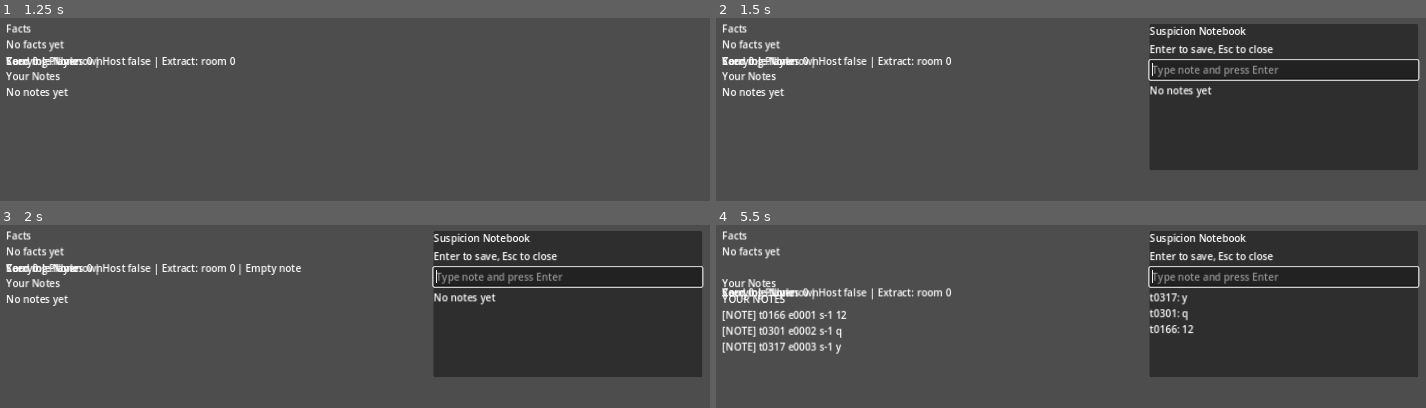
Above: before the commit, frames 1-4 (two rows, left to right).
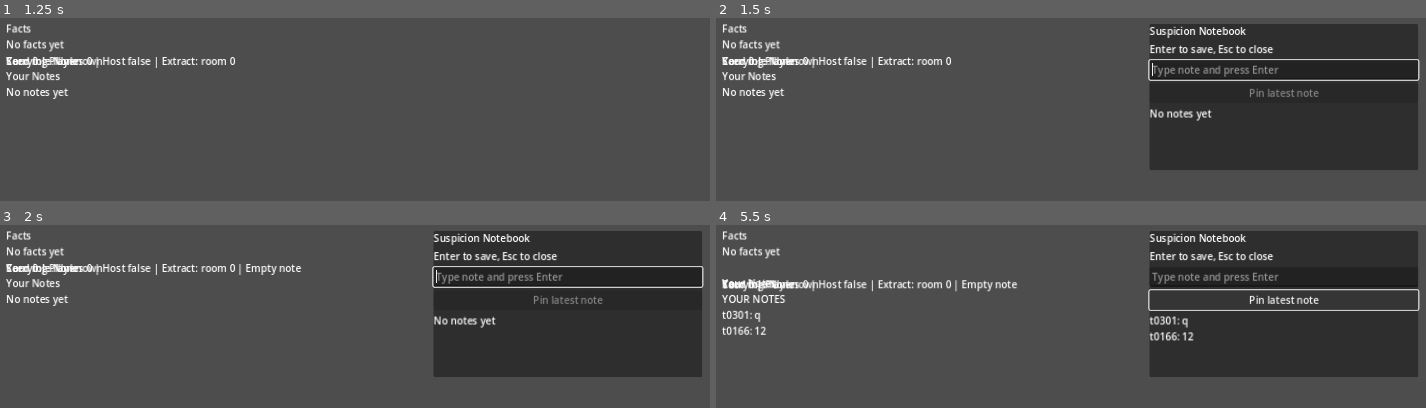
Above: after the commit, the same moments.

Repository: Jordans14/DeductionDelve
Game: Godot game, scene res://scenes/Game.tscn
Same seed, same stepped clock (60 frames per second), same inputs: the game is played once before the commit and once after it. This scene is started directly instead of the project's main scene.
Inputs (mouse positions are in pixels of both pictures, inside the frame that each line leads up to):
- Up to frame 1 (1.25 s): tap Enter (ui_accept) at 0.5, 0.77 s; hold Right (ui_right) from 0.53 s (still down); tap Tab at 0.6 s
- Up to frame 2 (1.5 s): keep holding Right (ui_right); tap Enter (ui_accept) at 1.25 s; tap N at 1.35 s
- Up to frame 3 (2 s): keep holding Right (ui_right); tap Enter (ui_accept) at 1.52 s
- Up to frame 4 (5.5 s): release Right (ui_right) at 2 s; click (1284, 276) at 2.02 s; type "12" at 2.1 s; tap Enter (ui_accept) at 2.75, 5, 5.27 s; hold Left (ui_left) 2.78-3.5 s; tap Q at 2.85 s; click (1284, 300) at 3.5 s, where only the run after the commit has a clickable "Pin latest note"; click (1284, 300) at 4.25 s, where only the run after the commit has a clickable "Unpin latest note"; hold Right (ui_right) from 5.03 s (still down); tap Y at 5.1 s

Frame 1 is identical in both runs. In frame 2, 0.7% of the frame differs, in the area x 61-85%, y 37-57%; in frame 3, 0.7%; in frame 4, 6.2%, in the area x 0-100%, y 22-71%.

Commit message:
notebook: private tags and pinning

Diff:
--- a/godot/scenes/Game.tscn
+++ b/godot/scenes/Game.tscn
@@ -90,6 +90,10 @@
 placeholder_text = "Type note and press Enter"
 max_length = 120
 
+[node name="PinLatestButton" type="Button" parent="CanvasLayer/NotebookPanel/VBox"]
+layout_mode = 2
+text = "Pin latest note"
+
 [node name="Notes" type="Label" parent="CanvasLayer/NotebookPanel/VBox"]
 layout_mode = 2
 text = "No notes yet"
--- a/godot/src/run/game_controller.gd
+++ b/godot/src/run/game_controller.gd
@@ -39,6 +39,7 @@
 @onready var notebook_panel: Control = get_node_or_null("CanvasLayer/NotebookPanel") as Control
 @onready var notebook_hint_label: Label = get_node_or_null("CanvasLayer/NotebookPanel/VBox/Hint") as Label
 @onready var notebook_input: LineEdit = get_node_or_null("CanvasLayer/NotebookPanel/VBox/Input") as LineEdit
+@onready var notebook_pin_button: Button = get_node_or_null("CanvasLayer/NotebookPanel/VBox/PinLatestButton") as Button
 @onready var notebook_notes_label: Label = get_node_or_null("CanvasLayer/NotebookPanel/VBox/Notes") as Label
 @onready var end_screen: PanelContainer = get_node_or_null("CanvasLayer/EndScreen") as PanelContainer
 @onready var end_seed_label: Label = get_node_or_null("CanvasLayer/EndScreen/VBox/Seed") as Label
@@ -91,6 +92,8 @@
 		EventLog.timeline_event_added.connect(_on_timeline_event_added)
 	if return_lobby_button:
 		return_lobby_button.pressed.connect(_on_return_lobby_pressed)
+	if notebook_pin_button:
+		notebook_pin_button.pressed.connect(_on_pin_latest_note_pressed)
 	_apply_cli_args()
 	_spawn_players()
 	_build_rooms()
@@ -390,22 +393,30 @@
 func _refresh_notebook_panel() -> void:
 	if notebook_notes_label == null:
 		return
+	var local_id := _local_peer_id()
+	var notes := _collect_notebook_notes(EventLog, local_id, NOTEBOOK_RECENT_LIMIT)
 	var lines: Array[String] = []
-	var local_id := _local_peer_id()
-	for event_raw in EventLog.get_recent_private_for(local_id, NOTEBOOK_RECENT_LIMIT):
-		var event: Dictionary = event_raw
-		if str(event.get("event_type", "")) != "notebook_note_added":
-			continue
-		var meta: Dictionary = event.get("meta", {})
-		var text := str(meta.get("text", "")).strip_edges()
-		var tick := int(event.get("tick", -1))
-		if text.is_empty():
-			continue
-		lines.push_front("t%04d: %s" % [tick, text] if tick >= 0 else text)
+	for note_raw in notes:
+		var note: Dictionary = note_raw
+		var tick := int(note.get("tick", -1))
+		var text := str(note.get("text", ""))
+		var tag := str(note.get("tag", ""))
+		var prefix := "[PIN] " if bool(note.get("pinned", false)) else ""
+		if not tag.is_empty():
+			text = "%s: %s" % [tag, text]
+		lines.append("%st%04d: %s" % [prefix, tick, text] if tick >= 0 else "%s%s" % [prefix, text])
 	if lines.is_empty():
 		notebook_notes_label.text = "No notes yet"
 	else:
-		notebook_notes_label.text = "\n".join(lines.slice(0, mini(lines.size(), NOTEBOOK_RECENT_LIMIT)))
+		notebook_notes_label.text = "\n".join(lines)
+	if notebook_pin_button:
+		var latest_note := _latest_notebook_note(EventLog, local_id)
+		var has_note := not latest_note.is_empty()
+		notebook_pin_button.disabled = not has_note
+		if has_note:
+			notebook_pin_button.text = "Unpin latest note" if bool(latest_note.get("pinned", false)) else "Pin latest note"
+		else:
+			notebook_pin_button.text = "Pin latest note"
 
 func _submit_notebook_note() -> void:
 	if notebook_input == null:
@@ -431,6 +442,7 @@
 	el.add_event(_build_notebook_note_event(note_text, local_peer_id, note_tick, _next_local_event_id(el), room_slot))
 
 func _build_notebook_note_event(text: String, local_peer_id: int, note_tick: int, event_id: int, room_slot: int) -> Dictionary:
+	var normalized := _normalize_notebook_note(text)
 	return {
 		"event_id": event_id,
 		"tick": note_tick,
@@ -439,11 +451,40 @@
 		"event_type": "notebook_note_added",
 		"visibility": "private",
 		"target_peer_id": local_peer_id,
-		"meta": {"text": _sanitize_notebook_text(text)}
+		"meta": {
+			"text": str(normalized.get("text", "")),
+			"tag": str(normalized.get("tag", ""))
+		}
 	}
 
 func _sanitize_notebook_text(text: String) -> String:
 	return text.replace("\n", " ").replace("\r", " ").strip_edges().left(NOTEBOOK_MAX_LEN)
+
+func _normalize_notebook_note(text: String) -> Dictionary:
+	var cleaned := _sanitize_notebook_text(text)
+	var upper := cleaned.to_upper()
+	var tag := ""
+	var parts := cleaned.split(":", false, 1)
+	if parts.size() == 2:
+		var prefix := _sanitize_notebook_text(parts[0]).to_upper()
+		if not prefix.is_empty() and prefix.length() <= 16 and prefix.find(" ") == -1:
+			tag = prefix
+			cleaned = _sanitize_notebook_text(parts[1])
+	if tag.is_empty() and (upper.begins_with("CHECKED E") or upper.begins_with("E") and cleaned.length() > 1 and cleaned[1].is_valid_int()):
+		tag = "EVIDENCE"
+	return {"text": cleaned, "tag": tag}
+
+func _build_notebook_pin_event(note_event_id: int, pinned: bool, local_peer_id: int, note_tick: int) -> Dictionary:
+	return {
+		"event_id": _next_local_event_id(EventLog),
+		"tick": note_tick,
+		"room_slot": _room_slot_for_local_peer(local_peer_id),
+		"actor_peer_id": local_peer_id,
+		"event_type": "notebook_note_pin_toggled",
+		"visibility": "private",
+		"target_peer_id": local_peer_id,
+		"meta": {"note_event_id": note_event_id, "pinned": pinned}
+	}
 
 func _next_local_event_id(event_log: Node) -> int:
 	var max_id := 0
@@ -492,7 +533,7 @@
 		return
 	var local_id := _local_peer_id()
 	var fact_lines := _format_timeline_grouped(EventLog.get_recent_public(6))
-	var note_lines := _format_timeline_grouped(EventLog.get_recent_private_for(local_id, 4), true)
+	var note_lines := _build_private_notes_feed_lines(EventLog, local_id, 4)
 	timeline_label.text = "Facts\n%s\n\nYour Notes\n%s" % [
 		_join_or_placeholder(fact_lines, "No facts yet"),
 		_join_or_placeholder(note_lines, "No notes yet")
@@ -559,6 +600,8 @@
 		"run_ended":
 			return "RUN END"
 		"notebook_note_added":
+			return "YOUR NOTES" if private_feed else "OTHER"
+		"notebook_note_pin_toggled":
 			return "YOUR NOTES" if private_feed else "OTHER"
 		_:
 			return "OTHER"
@@ -625,6 +668,8 @@
 			return "%s completed extraction with E%d" % [actor_text, int(meta.get("artifact_id", 0))]
 		"notebook_note_added":
 			return str(meta.get("text", "")) if private_feed else "Notebook note"
+		"notebook_note_pin_toggled":
+			return "Notebook pin updated"
 		_:
 			return event_type
 
@@ -800,7 +845,7 @@
 		return
 	var local_id := _local_peer_id()
 	var fact_lines := _format_timeline_grouped(EventLog.get_recent_public(end_timeline_limit))
-	var note_lines := _format_timeline_grouped(EventLog.get_recent_private_for(local_id, end_timeline_limit), true)
+	var note_lines := _build_private_notes_feed_lines(EventLog, local_id, end_timeline_limit)
 	end_timeline_label.text = "FACTS\n%s\n\nYOUR NOTES (private)\n%s" % [
 		_join_or_placeholder(fact_lines, "No facts recorded"),
 		_join_or_placeholder(note_lines, "No private notes")
@@ -857,7 +902,7 @@
 	var end_reason := str(end_payload.get("reason", "unknown"))
 	var run_counter := int(RunState.run_counter)
 	var fact_lines := _format_timeline_grouped(EventLog.get_recent_public(9999))
-	var note_lines := _format_timeline_grouped(EventLog.get_recent_private_for(local_id, 9999), true)
+	var note_lines := _build_private_notes_feed_lines(EventLog, local_id, 9999)
 	var lines := _build_run_report_lines(seed_value, end_reason, local_id, run_counter, fact_lines, note_lines)
 	DirAccess.make_dir_recursive_absolute("user://reports")
 	var user_path := _build_run_report_user_path(seed_value, end_reason, local_id, run_counter)
@@ -983,6 +1028,126 @@
 	NetworkManager.reset_to_lobby("return_lobby")
 	get_tree().change_scene_to_file("res://scenes/Lobby.tscn")
 
+func _on_pin_latest_note_pressed() -> void:
+	var local_id := _local_peer_id()
+	var latest_note := _latest_notebook_note(EventLog, local_id)
+	if latest_note.is_empty():
+		return
+	EventLog.add_event(_build_notebook_pin_event(
+		int(latest_note.get("note_event_id", -1)),
+		not bool(latest_note.get("pinned", false)),
+		local_id,
+		tick_counter
+	))
+	_refresh_notebook_panel()
+	_refresh_timeline()
+
+func _collect_notebook_notes(event_log: Node, local_peer_id: int, limit: int = NOTEBOOK_RECENT_LIMIT) -> Array:
+	var notes_by_id: Dictionary = {}
+	var pin_state_by_id: Dictionary = {}
+	if event_log == null:
+		return []
+	for event_raw in event_log.get_recent_private_for(local_peer_id, 9999):
+		var event: Dictionary = event_raw
+		var event_type := str(event.get("event_type", ""))
+		if event_type == "notebook_note_added":
+			var meta: Dictionary = event.get("meta", {})
+			notes_by_id[int(event.get("event_id", -1))] = {
+				"note_event_id": int(event.get("event_id", -1)),
+				"tick": int(event.get("tick", -1)),
+				"text": str(meta.get("text", "")),
+				"tag": str(meta.get("tag", "")),
+				"pinned": false
+			}
+		elif event_type == "notebook_note_pin_toggled":
+			var meta: Dictionary = event.get("meta", {})
+			var note_event_id := int(meta.get("note_event_id", -1))
+			if note_event_id >= 0:
+				pin_state_by_id[note_event_id] = bool(meta.get("pinned", false))
+	var notes: Array = []
+	for note_id in notes_by_id.keys():
+		var note: Dictionary = notes_by_id[note_id]
+		note["pinned"] = bool(pin_state_by_id.get(note_id, false))
+		notes.append(note)
+	notes.sort_custom(func(a: Dictionary, b: Dictionary) -> bool:
+		if bool(a.get("pinned", false)) != bool(b.get("pinned", false)):
+			return bool(a.get("pinned", false))
+		var a_tick := int(a.get("tick", -1))
+		var b_tick := int(b.get("tick", -1))
+		if a_tick != b_tick:
+			return a_tick > b_tick
+		return int(a.get("note_event_id", -1)) > int(b.get("note_event_id", -1))
+	)
+	if limit > 0 and notes.size() > limit:
+		return notes.slice(0, limit)
+	return notes
+
+func _latest_notebook_note(event_log: Node, local_peer_id: int) -> Dictionary:
+	if event_log == null:
+		return {}
+	var latest: Dictionary = {}
+	for event_raw in event_log.get_recent_private_for(local_peer_id, 9999):
+		var event: Dictionary = event_raw
+		if str(event.get("event_type", "")) != "notebook_note_added":
+			continue
+		if latest.is_empty() or int(event.get("tick", -1)) > int(latest.get("tick", -1)) or (int(event.get("tick", -1)) == int(latest.get("tick", -1)) and int(event.get("event_id", -1)) > int(latest.get("note_event_id", -1))):
+			var meta: Dictionary = event.get("meta", {})
+			latest = {
+				"note_event_id": int(event.get("event_id", -1)),
+				"tick": int(event.get("tick", -1)),
+				"text": str(meta.get("text", "")),
+				"tag": str(meta.get("tag", "")),
+				"pinned": false
+			}
+	if latest.is_empty():
+		return {}
+	for event_raw in event_log.get_recent_private_for(local_peer_id, 9999):
+		var event: Dictionary = event_raw
+		if str(event.get("event_type", "")) != "notebook_note_pin_toggled":
+			continue
+		var meta: Dictionary = event.get("meta", {})
+		if int(meta.get("note_event_id", -1)) == int(latest.get("note_event_id", -2)):
+			latest["pinned"] = bool(meta.get("pinned", false))
+	return latest
+
+func _build_private_notes_feed_lines(event_log: Node, local_peer_id: int, limit: int) -> Array[String]:
+	var lines: Array[String] = []
+	var notebook_notes := _collect_notebook_notes(event_log, local_peer_id, limit)
+	if not notebook_notes.is_empty():
+		lines.append("YOUR NOTES")
+		for note_raw in notebook_notes:
+			var note: Dictionary = note_raw
+			var prefix := "[PIN] " if bool(note.get("pinned", false)) else ""
+			var tick := int(note.get("tick", -1))
+			var text := str(note.get("text", ""))
+			var tag := str(note.get("tag", ""))
+			if not tag.is_empty():
+				text = "%s: %s" % [tag, text]
+			lines.append("%st%04d: %s" % [prefix, tick, text])
+	var other_private: Array = []
+	if event_log == null:
+		return lines
+	for event_raw in event_log.get_recent_private_for(local_peer_id, 9999):
+		var event: Dictionary = event_raw
+		var event_type := str(event.get("event_type", ""))
+		if event_type in ["notebook_note_added", "notebook_note_pin_toggled"]:
+			continue
+		other_private.append(event)
+	if limit > 0 and other_private.size() > limit:
+		other_private = other_private.slice(other_private.size() - limit, other_private.size())
+	var timeline_lines := _format_timeline_grouped(other_private, true)
+	if not timeline_lines.is_empty():
+		if not lines.is_empty():
+			lines.append("")
+		lines.append_array(timeline_lines)
+	return lines
+
+func get_notebook_notes_for_test(event_log: Node, local_peer_id: int, limit: int = NOTEBOOK_RECENT_LIMIT) -> Array:
+	return _collect_notebook_notes(event_log, local_peer_id, limit)
+
+func build_private_notes_feed_lines_for_test(event_log: Node, local_peer_id: int, limit: int) -> Array[String]:
+	return _build_private_notes_feed_lines(event_log, local_peer_id, limit)
+
 func _apply_cli_args() -> void:
 	for arg in OS.get_cmdline_user_args():
 		if arg == "--auto-pickup":
--- a/godot/src/tests/test_runner.gd
+++ b/godot/src/tests/test_runner.gd
@@ -28,6 +28,7 @@
 	_test_role_reveal_secrecy_until_end(failures)
 	_test_end_payload_contract(failures)
 	_test_inspection_autonote_private_and_throttled(failures)
+	_test_notebook_pin_private_and_export_ordering(failures)
 
 	if failures.is_empty():
 		print("[PASS] Milestone tests passed.")
@@ -364,3 +365,61 @@
 		failures.append("inspection autonote should create a second note after the deterministic throttle window expires")
 	controller.free()
 	event_log.free()
+
+func _test_notebook_pin_private_and_export_ordering(failures: Array[String]) -> void:
+	var controller_script = load("res://src/run/game_controller.gd")
+	if controller_script == null:
+		failures.append("game_controller script should load for notebook pin test")
+		return
+	var controller = controller_script.new()
+	var event_log = EVENT_LOG_SCRIPT.new()
+	event_log.add_event({
+		"event_id": 1,
+		"tick": 10,
+		"room_slot": 1,
+		"actor_peer_id": 2,
+		"event_type": "notebook_note_added",
+		"visibility": "private",
+		"target_peer_id": 2,
+		"meta": {"text": "Checked E4 in room 3", "tag": "EVIDENCE"}
+	})
+	event_log.add_event({
+		"event_id": 2,
+		"tick": 20,
+		"room_slot": 1,
+		"actor_peer_id": 2,
+		"event_type": "notebook_note_added",
+		"visibility": "private",
+		"target_peer_id": 2,
+		"meta": {"text": "SUSPECT: player lingered", "tag": "SUSPECT"}
+	})
+	event_log.add_event({
+		"event_id": 3,
+		"tick": 21,
+		"room_slot": 1,
+		"actor_peer_id": 2,
+		"event_type": "notebook_note_pin_toggled",
+		"visibility": "private",
+		"target_peer_id": 2,
+		"meta": {"note_event_id": 1, "pinned": true}
+	})
+	if not event_log.get_recent_public(8).is_empty():
+		failures.append("notebook pin events should not appear in the public event feed")
+	var notes: Array = controller.get_notebook_notes_for_test(event_log, 2, 8)
+	if notes.size() != 2:
+		failures.append("notebook note collection should return both local private notes")
+	else:
+		var first: Dictionary = notes[0]
+		var second: Dictionary = notes[1]
+		if int(first.get("note_event_id", -1)) != 1 or not bool(first.get("pinned", false)):
+			failures.append("pinned notebook note should sort first in private notebook ordering")
+		if int(second.get("note_event_id", -1)) != 2:
+			failures.append("unpinned notebook notes should follow pinned notes by time")
+	var note_lines: Array[String] = controller.build_private_notes_feed_lines_for_test(event_log, 2, 8)
+	var joined := "\n".join(note_lines)
+	if joined.find("[PIN] t0010: EVIDENCE: Checked E4 in room 3") == -1:
+		failures.append("private notes export/order should render pinned evidence notes first")
+	if joined.find("SUSPECT: player lingered") == -1:
+		failures.append("private notes export/order should still include unpinned notes")
+	controller.free()
+	event_log.free()
